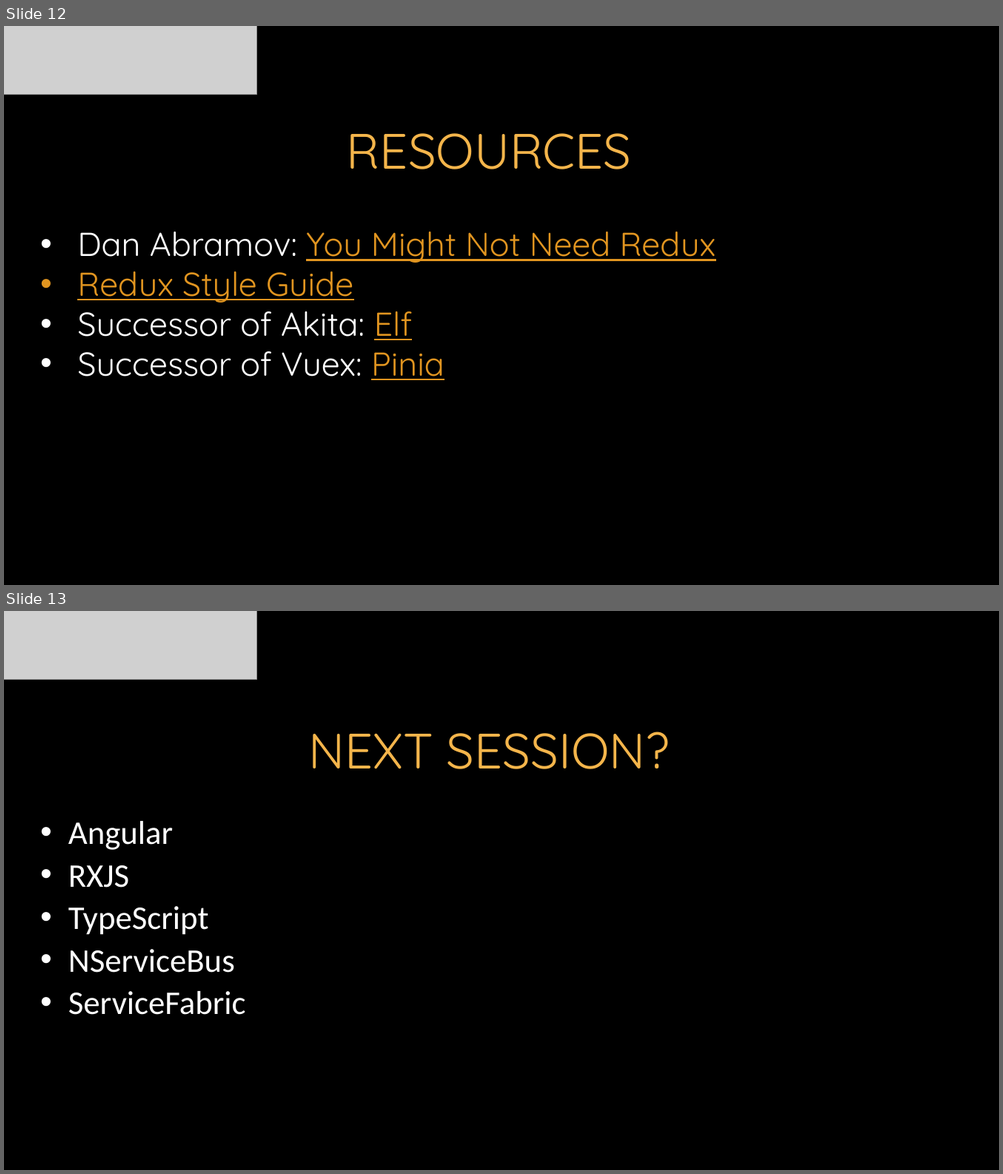
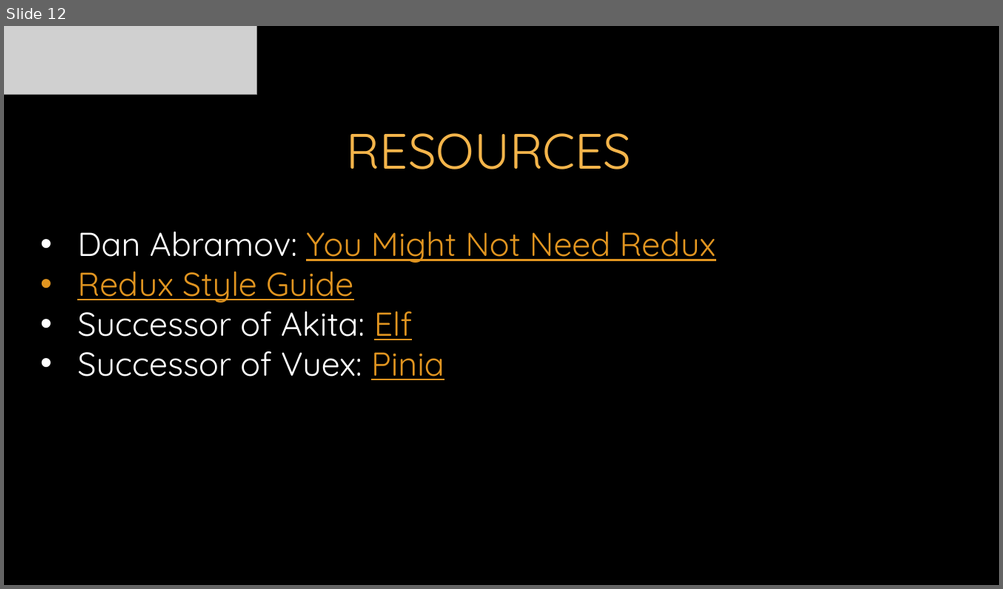
Before and after one commit to itenium-be/Redux, a slide deck: Redux.pptx. Shown one above the other, each under a label of ours: slides 12 and 13 before the commit, slide 12 after it. The pictures are 1003x1174 and 1003x589 pixels, drawn with LibreOffice and Linux fonts; fonts in the diff are those of the drawing; grey boxes stand for pictures; background and template pictures are left out. Boxes give left, top, right and bottom in pixels: in the first picture for what was removed or moved away, otherwise in the second. Text is boxed around its words. In the diff, an @@ line names an element or a change of style, - is before the commit and + after.

```diff
--- a/Redux.pptx
+++ b/Redux.pptx
@@ slide 13 removed at [4, 611, 999, 1170], background picture (left out) @@
@@ picture removed at [4, 611, 256, 680] @@
@@ title removed at [308, 732, 669, 769] @@
-NEXT SESSION?
@@ text removed at [68, 821, 246, 1015] @@
-• Angular
-• RXJS
-• TypeScript
-• NServiceBus
-• ServiceFabric
```
Also in this commit, not shown: 2 slides changed.
